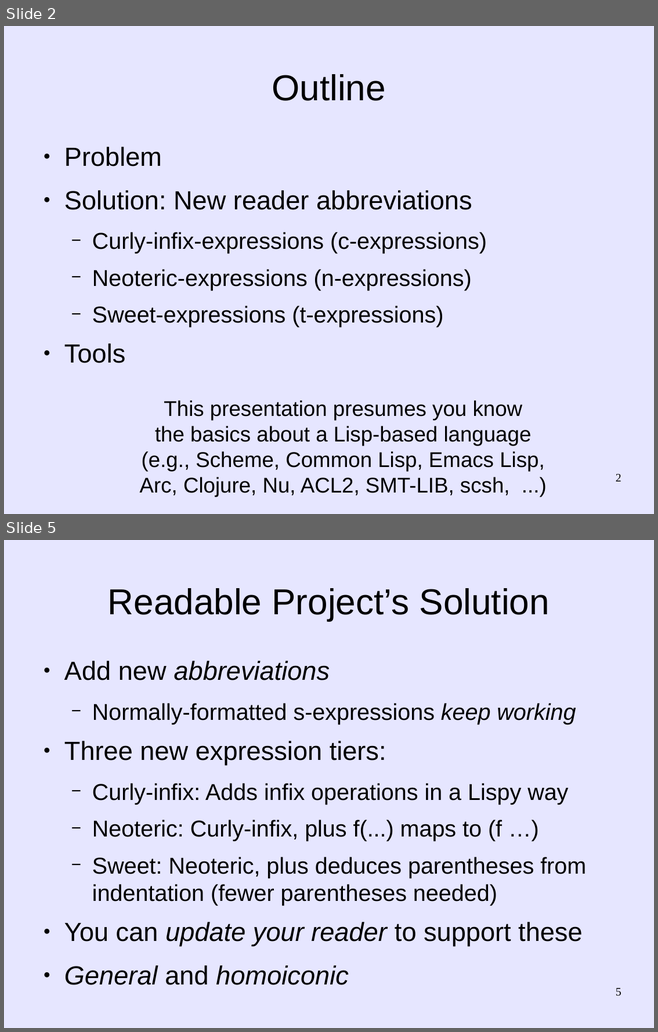
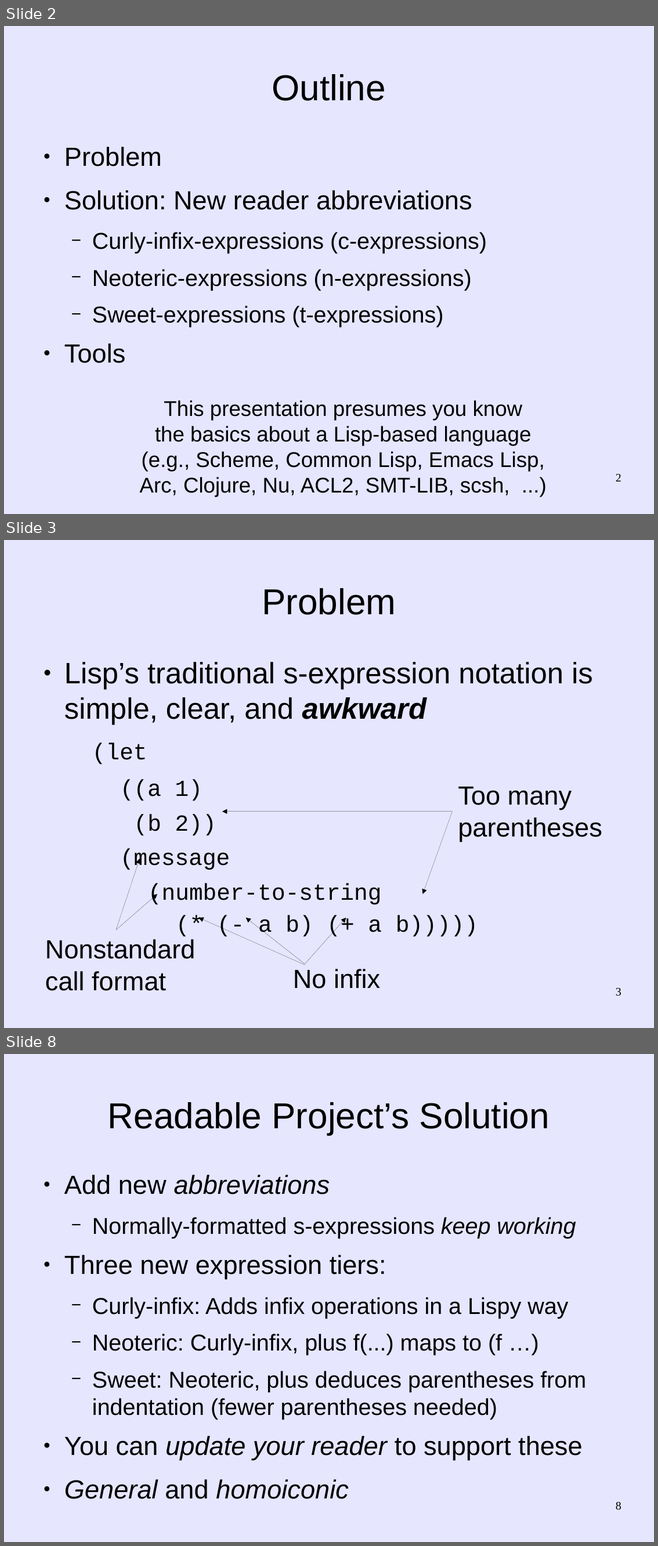
Before and after one commit to martin12333/Readable-Lisp-S-expressions, a slide deck: readable-s-expressions.odp. Shown one above the other, each under a label of ours: slides 2 and 5 before the commit, slides 2, 3 and 8 after it; the slides between them are not shown. The pictures are 658x1032 and 658x1546 pixels, drawn with LibreOffice and Linux fonts; fonts in the diff are those of the drawing. Boxes give left, top, right and bottom in pixels: in the first picture for what was removed or moved away, otherwise in the second. Text is boxed around its words. In the diff, an @@ line names an element or a change of style, - is before the commit and + after.

Commit message:
readable-s-expressions.odp: Refinements suggested by Arne Babenhauserheide
  - Modified .odp presentation, based on refinements suggested by
    Arne Babenhauserheide.  The .odp isn't the same as Arne's, but
    it splits the material into more slides, and uses some formats
    he suggested.

```diff
--- a/readable-s-expressions.odp
+++ b/readable-s-expressions.odp
@@ slide 3 added at <box>4,540,654,1028</box>, background #E6E6FF @@
@@ title added at <box>262,588,396,615</box>, 44 pt, text #000000 @@
+Problem
@@ text added at <box>64,662,593,938</box>, 36 pt, text #000000 @@
+● Lisp’s traditional s-expression notation is simple, clear, and awkward
+  (let
+    ((a 1)
+    (b 2))
+    (message
+      (number-to-string
+        (* (- a b) (+ a b)))))
@@ group added at <box>45,786,602,991</box>: 7 arrows, 3 texts @@
+No infix
+Nonstandard
+call format
+Too many
+parentheses
@@ page number added at <box>615,988,621,996</box>, 14 pt, text #000000 @@
+3
@@ what was slide 5 is now slide 8 @@
@@ page number at <box>615,1502,621,1510</box>: text changed @@
-5
+8
```
Also in this commit, not shown: 8 slides changed, 3 other slides added.
